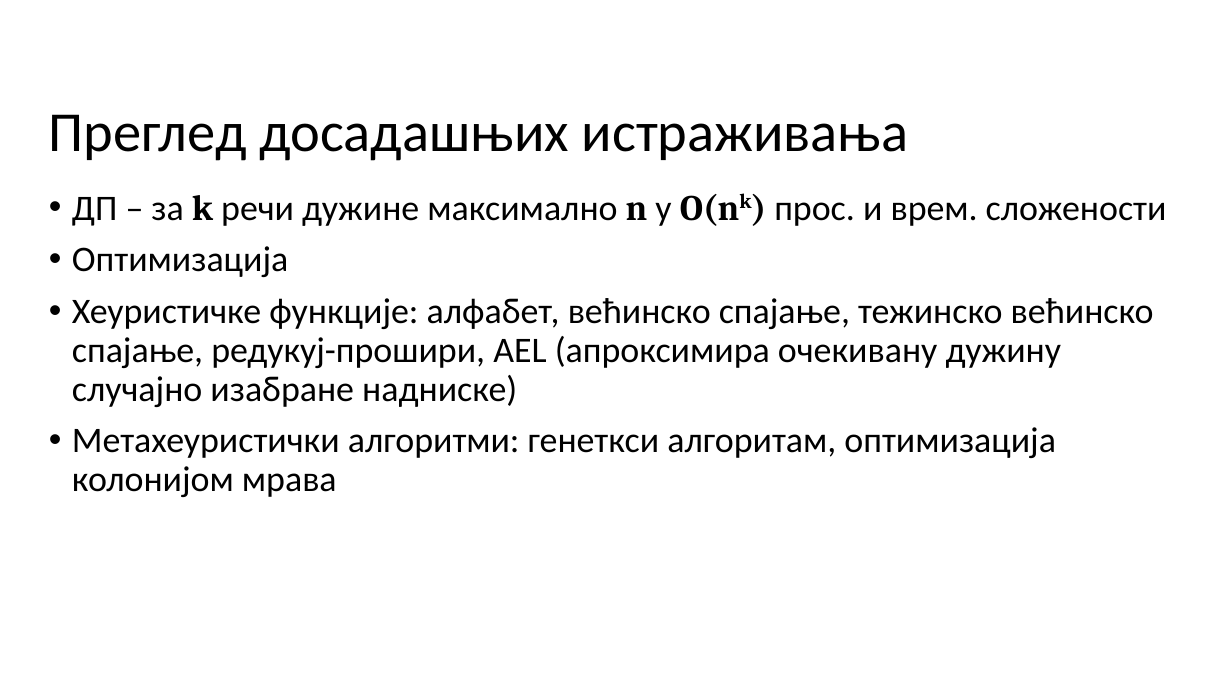
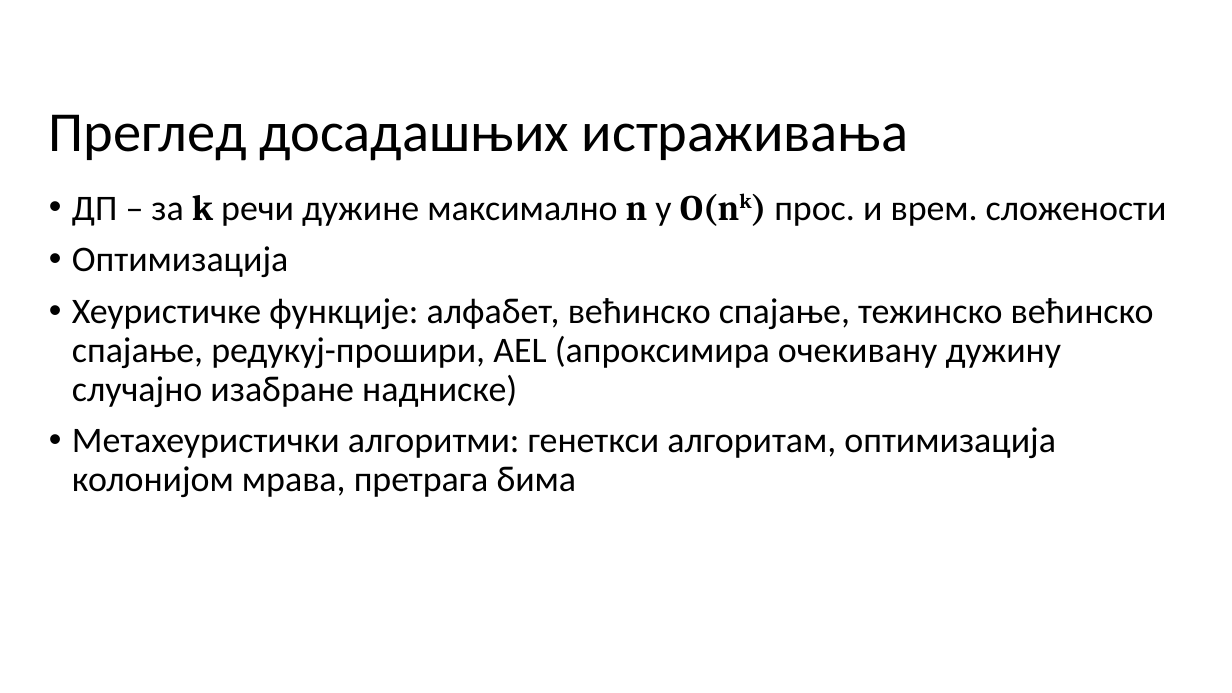
Before and after one commit to milosmikovic/Algorithms_For_Solving_Shortest_Common_Supersequence_Problem, a slide deck: slide 6 of Tekst/Prezentacija/MATF_primer_prezentacije.odp. Drawn at 1232x693 pixels with LibreOffice and Linux fonts; fonts in the diff are those of the drawing; background and template pictures are left out. Boxes give left, top, right and bottom in pixels: in the first picture for what was removed or moved away, otherwise in the second. Text is boxed around its words. In the diff, an @@ line names an element or a change of style, - is before the commit and + after.

```diff
--- a/Tekst/Prezentacija/MATF_primer_prezentacije.odp
+++ b/Tekst/Prezentacija/MATF_primer_prezentacije.odp
@@ text at (x1=72, y1=427, x2=1056, y2=497): text changed @@
-• Метахеуристички алгоритми: генеткси алгоритам, оптимизација колонијом мрава
+• Метахеуристички алгоритми: генеткси алгоритам, оптимизација колонијом мрава, претрага бима
```
Also in this commit, not shown: 13 slides added, 1 slide removed.
